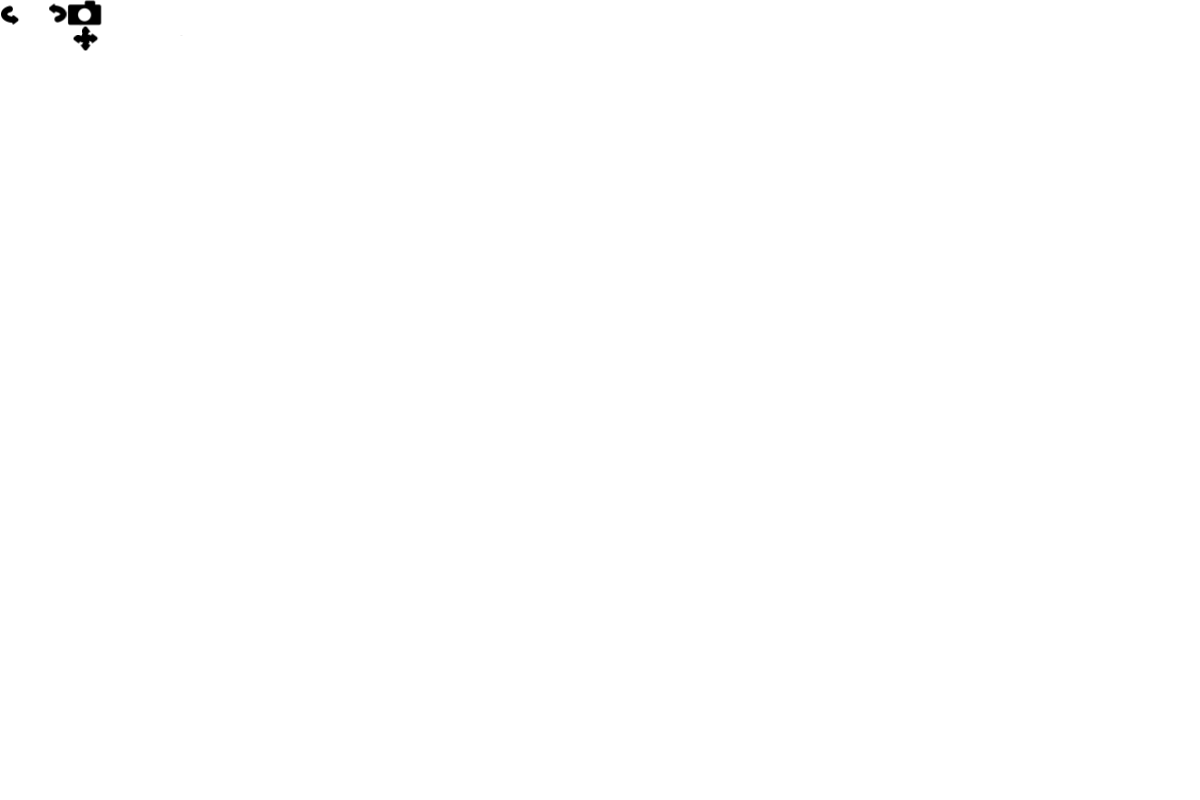
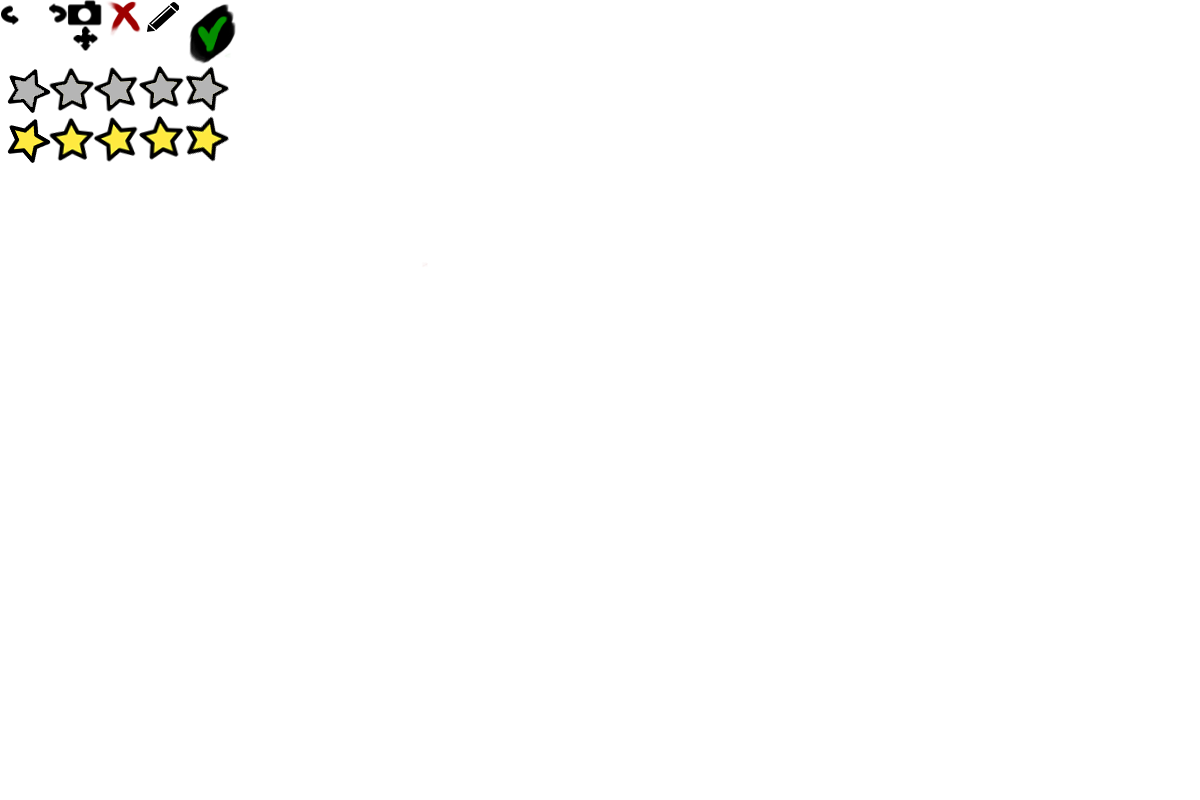
The second 1200x800 image is a revision of the first. Changes to its layers:
added layer "StarsEmpty" above "StarsFull" over (7, 63, 229, 113)
added layer "StarsFull" above "Camera" over (7, 115, 229, 163)
renamed "Layer 10" to "Camera", painted on it over (106, 1, 232, 58)
added layer "Edit" above "Cross" over (147, 2, 179, 32)
added layer "Cross" above "Tick" over (105, 1, 428, 267)
added layer "Tick" above "Rotate" over (189, 3, 236, 64)
renamed "Layer 9" to "Rotate", painted on it over (106, 3, 183, 36)
